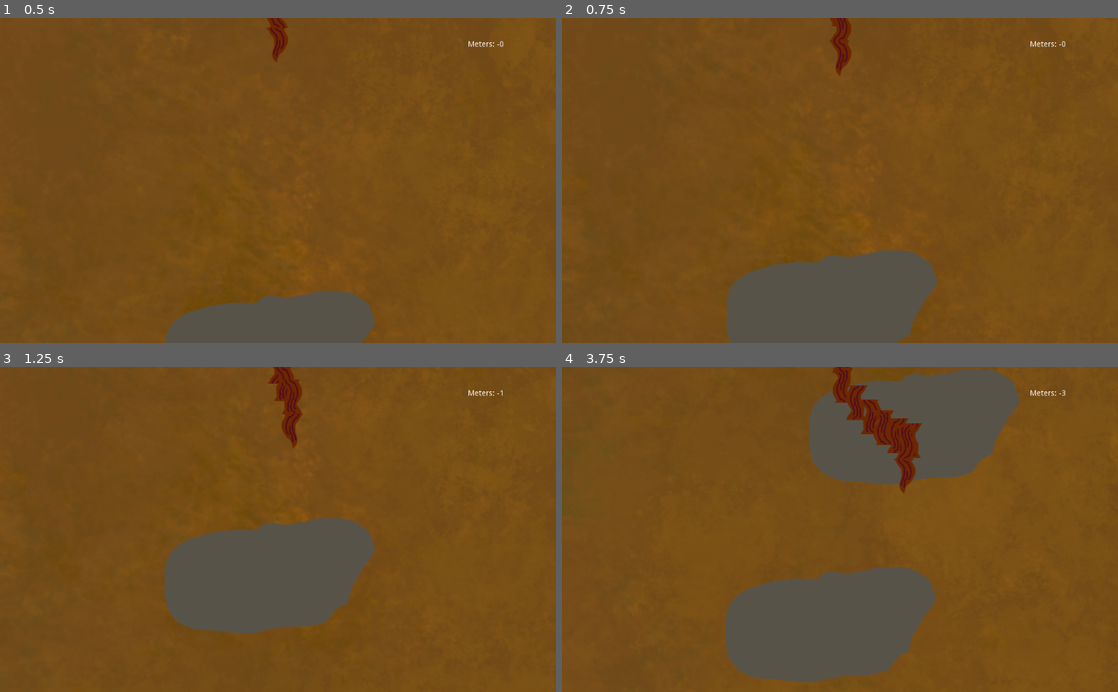
Above: before the commit, frames 1-4 (two rows, left to right).
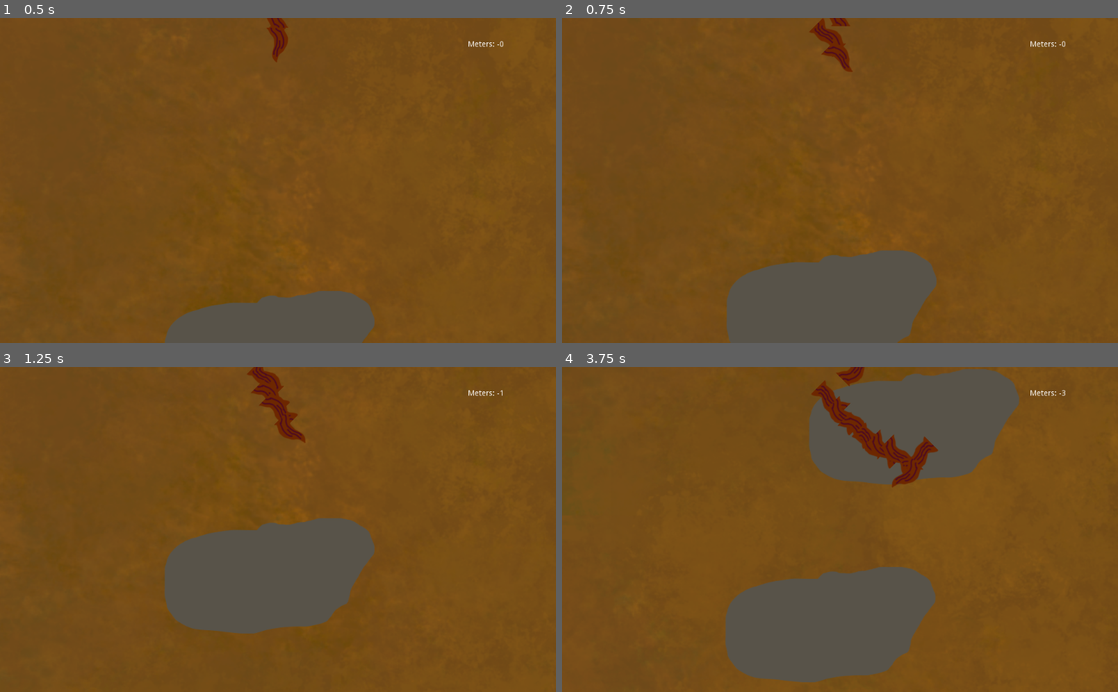
Above: after the commit, the same moments.

Repository: Lycentzia/I-am-Root
Game: Godot game, scene res://scenes/mainScreen.tscn
The game is run twice, just before and just after one commit, with the same random seed, the same clock (stepped at 60 frames per second) and the same inputs.
Inputs:
- Up to frame 1 (0.5 s): no input
- Up to frame 2 (0.75 s): hold Right (move_right) from 0.53 s (still down)
- Up to frame 3 (1.25 s): keep holding Right (move_right)
- Up to frame 4 (3.75 s): release Right (move_right) at 1.28 s; hold Left (move_left) 1.28-2.03 s; hold Right (move_right) 2.03-3.53 s; hold Left (move_left) from 3.53 s (still down)

Frame 1 is identical in both runs. In frame 2, 0.5% of the frame differs, in the area x 44-53%, y 0-18%; in frame 3, 1.1%; in frame 4, 2.7%, in the area x 44-68%, y 0-39%.

Commit message:
root body spawn position/rotation

Diff:
--- a/TipOfRoot.gd
+++ b/TipOfRoot.gd
@@ -16,10 +16,13 @@
 	# root only grows downwards, only left or right controls
 	if Input.is_action_pressed("move_right"):
 		velocity.x += 2
+		rotation_degrees = -45
 	if Input.is_action_pressed("move_left"):
 		velocity.x -= 2
+		rotation_degrees = 45
 	if Input.is_action_just_released("move_left") || Input.is_action_just_released("move_right"):
 		velocity.x = 0
+		rotation_degrees = 0
 	# stop downwards animation at some point (TODO animate background upwards)
 	if position.y >= (screen_size.y / 3):
 		velocity.y = 0
--- a/scenes/mainScreen.gd
+++ b/scenes/mainScreen.gd
@@ -7,8 +7,17 @@
 
 func _on_RootBodyTimer_timeout():
 	var tipPosition = get_node("TipOfRoot").position
+
 	var bodyPart = root_body_scene.instance()
 	bodyPart.position = tipPosition + Vector2(0,-62)
+
+	# adjust spawn position while left/right movement
+	if Input.is_action_pressed("move_right"):
+		bodyPart.rotation_degrees = -45
+		bodyPart.position += Vector2(-24,24)
+	if Input.is_action_pressed("move_left"):
+		bodyPart.rotation_degrees = 45
+		bodyPart.position += Vector2(24,24)
 	# XXX linear_velocity does not work properly,
 	# animation is created with negative gravity on the body parts
 	bodyPart.linear_velocity = Vector2(0.0,-1.0)
